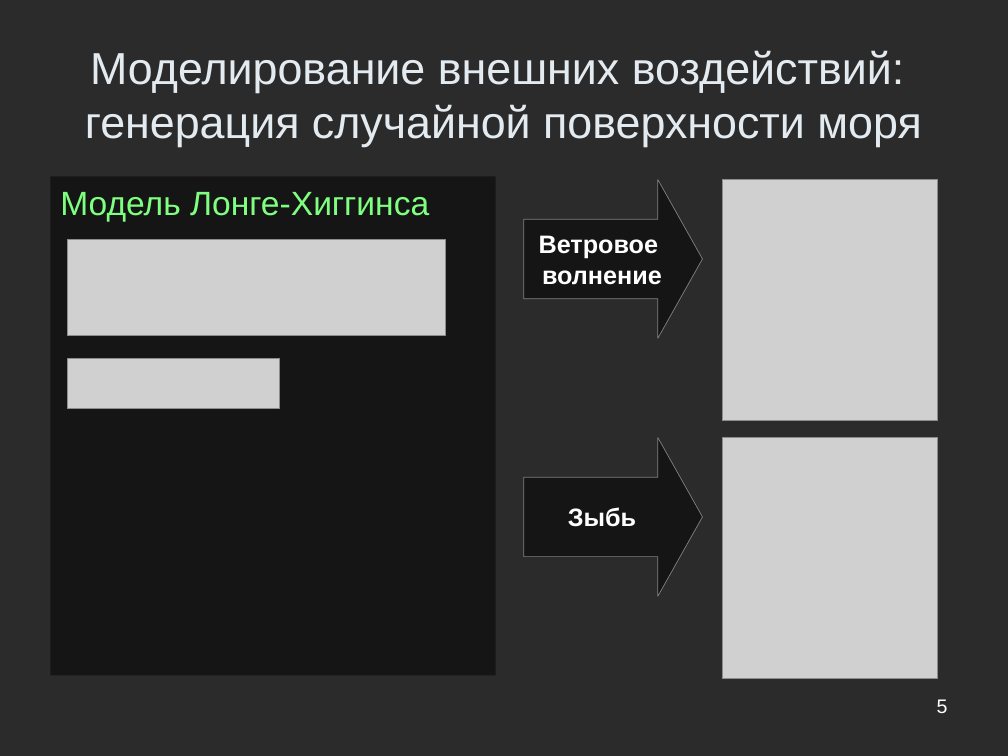
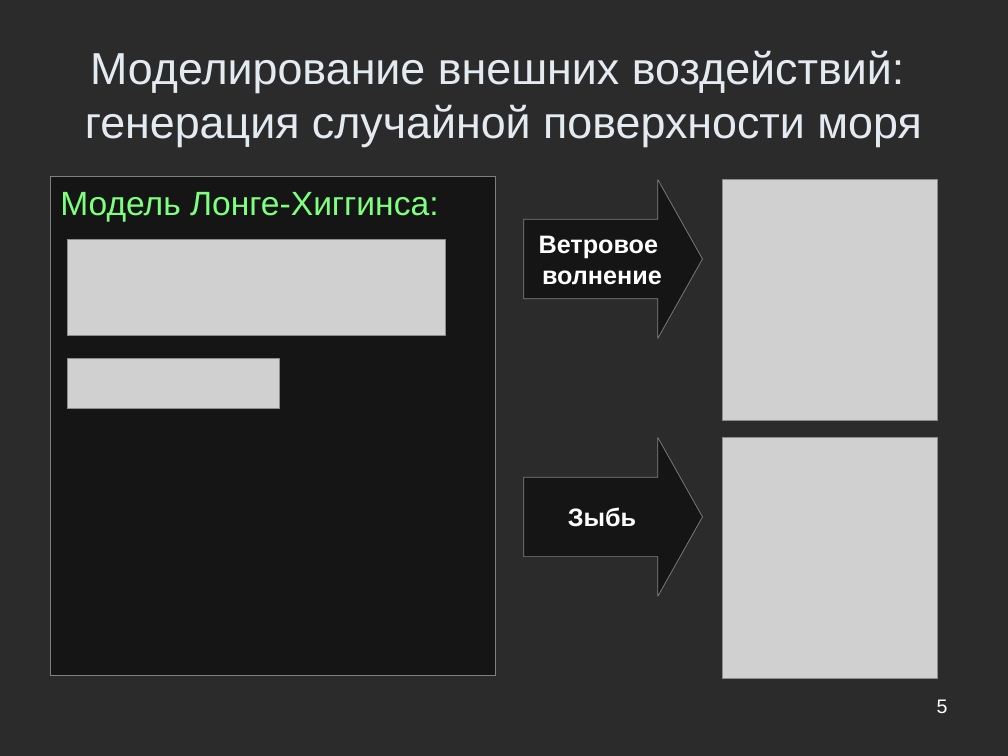
Before and after one commit to Jacobi20/nano-vis, a slide deck: slide 5 of ship_sim/docs/conf_hpc2010/hpc2010_navy_2.ppt. Drawn at 1008x756 pixels with LibreOffice and Linux fonts; fonts in the diff are those of the drawing; grey boxes stand for pictures; background and template pictures are left out; a plain dark background stands for a picture behind light text. Boxes give left, top, right and bottom in pixels: in the first picture for what was removed or moved away, otherwise in the second. Text is boxed around its words. In the diff, an @@ line names an element or a change of style, - is before the commit and + after.

```diff
--- a/ship_sim/docs/conf_hpc2010/hpc2010_navy_2.ppt
+++ b/ship_sim/docs/conf_hpc2010/hpc2010_navy_2.ppt
@@ text "Модель Лонге-Хиггинса:" at (x1=50, y1=176, x2=496, y2=675): outline none to #808080 0.74 pt @@
@@ text at (x1=60, y1=192, x2=438, y2=222): text changed @@
-Модель Лонге-Хиггинса
+Модель Лонге-Хиггинса:
```
Also in this commit, not shown: 10 other slides changed, 2 slides added, 2 slides removed.
